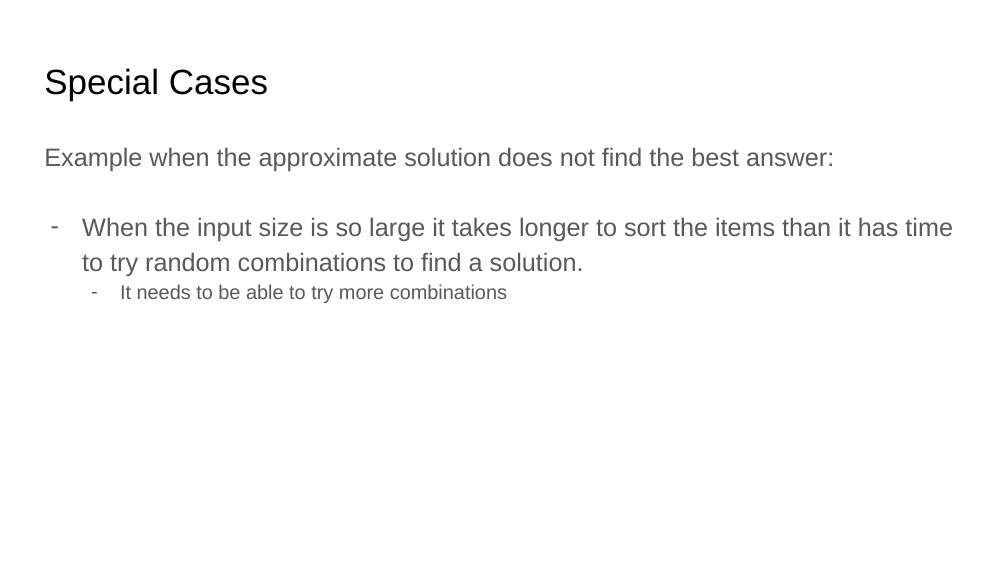
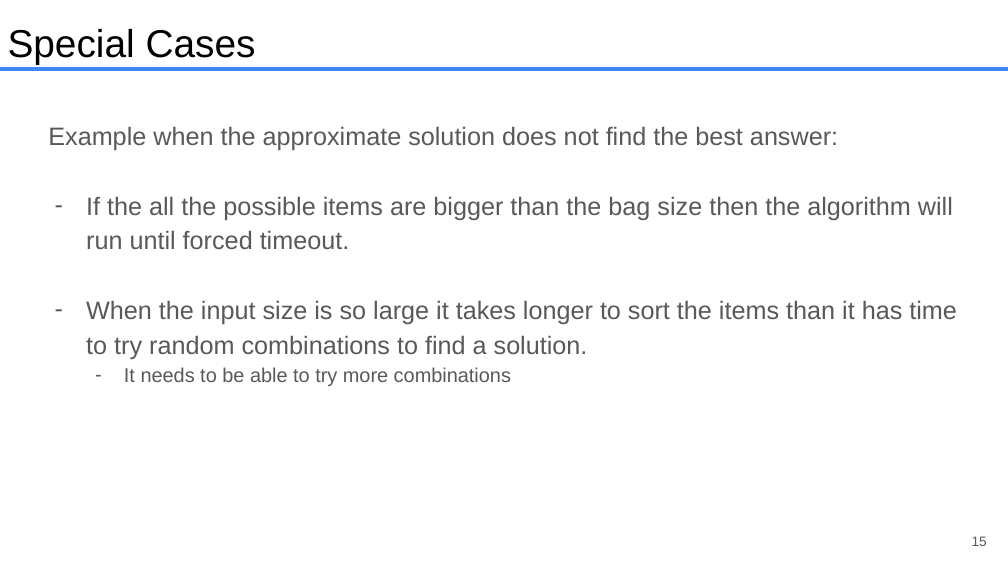
Before and after one commit to JustinMatthewNewman/cs412_FinalProject, a slide deck: slide 15 of presentations/cs412_Final.pptx (slide 16 before the commit). Drawn at 1008x567 pixels with LibreOffice and Linux fonts; fonts in the diff are those of the drawing. Boxes give left, top, right and bottom in pixels: in the first picture for what was removed or moved away, otherwise in the second. Text is boxed around its words. In the diff, an @@ line names an element or a change of style, - is before the commit and + after.

```diff
--- a/presentations/cs412_Final.pptx
+++ b/presentations/cs412_Final.pptx
@@ text "Special Cases": place and size @@
-text "Special Cases" at box(44, 68, 268, 100)
+text "Special Cases" at box(8, 29, 256, 65)
@@ text "Special Cases" at box(8, 29, 256, 65): size 33.3 to 37 pt; vertical alignment top to bottom @@
@@ line added from (0, 70) to (1008, 70), #4285F4 3.75 pt @@
@@ text "Example when the approximate solution ...": place and size @@
-text "Example when the approximate solution ..." at box(44, 147, 953, 303)
+text "Example when the approximate solution ..." at box(48, 126, 957, 386)
@@ text at box(86, 196, 953, 249): paragraph added @@
+– If the all the possible items are bigger than the bag size then the algorithm will run until forced timeout.
@@ page number added at box(972, 536, 987, 546), 13 pt, text #595959 @@
+15
```
Also in this commit, not shown: 7 other slides changed, 2 slides added, 3 slides removed.
